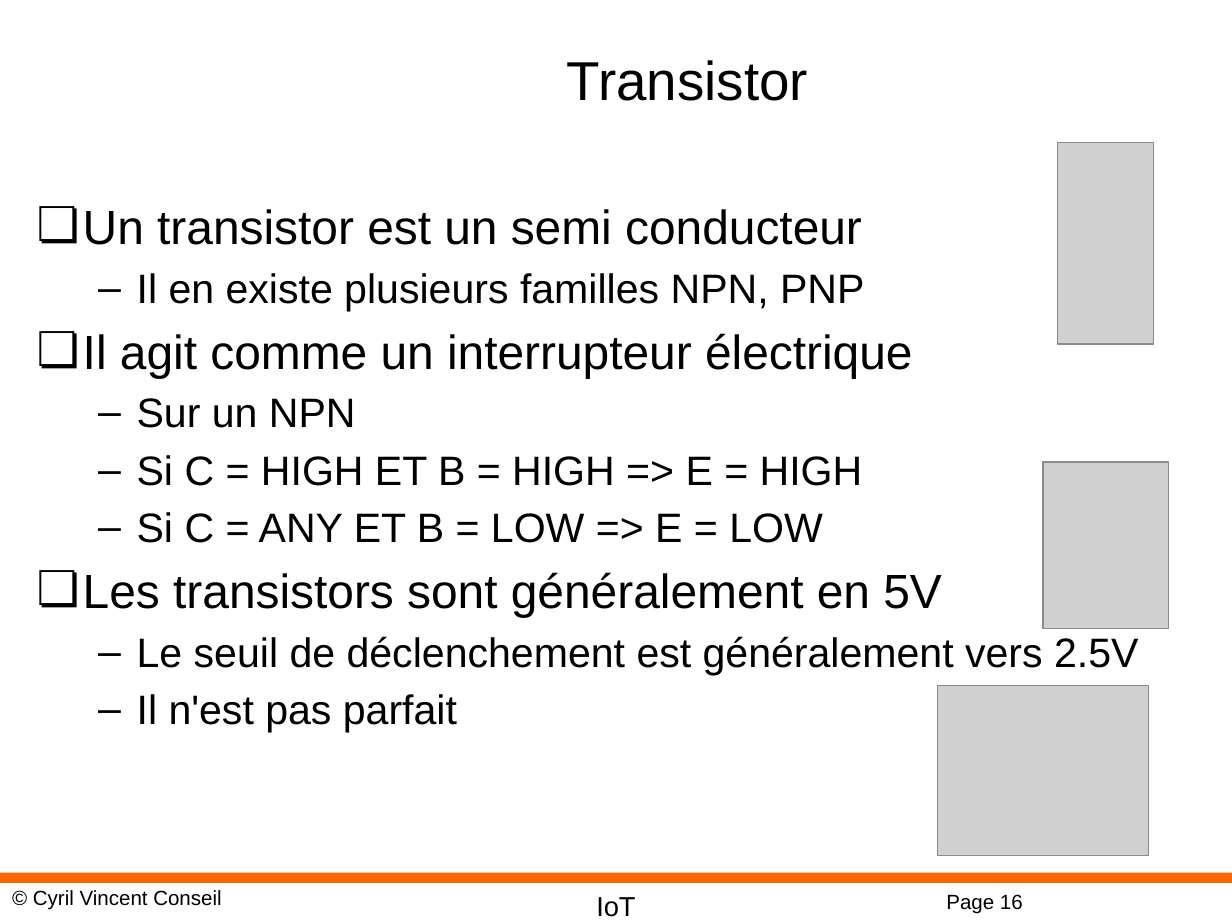
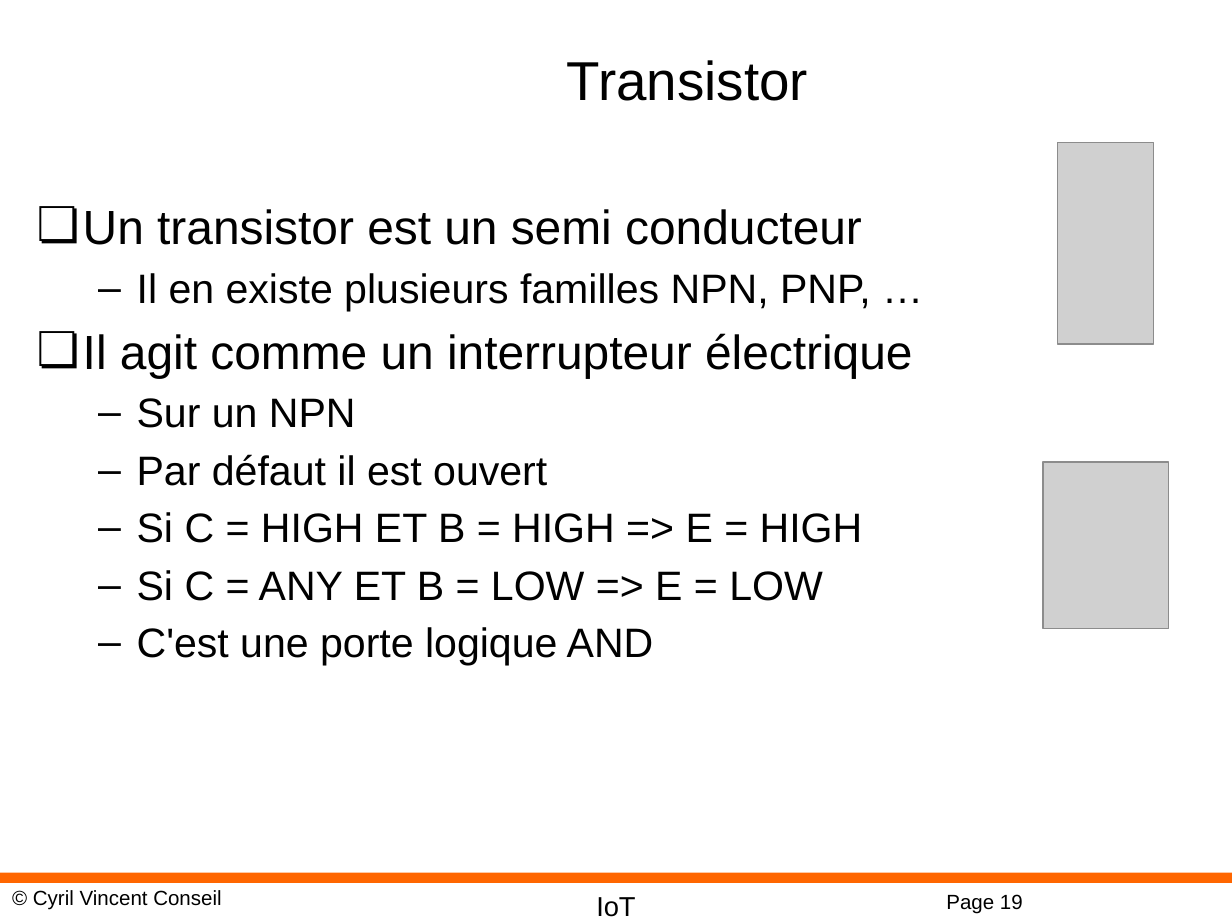
Before and after one commit to cyrilvincent/IoT, a slide deck: slide 19 of ppt/IoT03-Electricity.pptx (slide 16 before the commit). Drawn at 1232x924 pixels with LibreOffice and Linux fonts; fonts in the diff are those of the drawing; grey boxes stand for pictures; background and template pictures are left out. Boxes give left, top, right and bottom in pixels: in the first picture for what was removed or moved away, otherwise in the second. Text is boxed around its words. In the diff, an @@ line names an element or a change of style, - is before the commit and + after.

```diff
--- a/ppt/IoT03-Electricity.pptx
+++ b/ppt/IoT03-Electricity.pptx
@@ text at [137,273,871,311]: text changed @@
-  – Il en existe plusieurs familles NPN, PNP
+  – Il en existe plusieurs familles NPN, PNP, …
@@ text at [137,454,547,486]: paragraph added @@
+  – Par défaut il est ouvert
@@ text at [137,627,654,666]: text changed @@
-❏ Les transistors sont généralement en 5V
-  – Le seuil de déclenchement est généralement vers 2.5V
-  – Il n'est pas parfait
+  – C'est une porte logique AND
@@ picture removed at [938,685,1149,855] @@
@@ page number at [946,894,1023,914]: text changed @@
-Page 16
+Page 19
```
Also in this commit, not shown: 2 other slides changed, 9 slides added, 1 slide removed, 14 other files.
